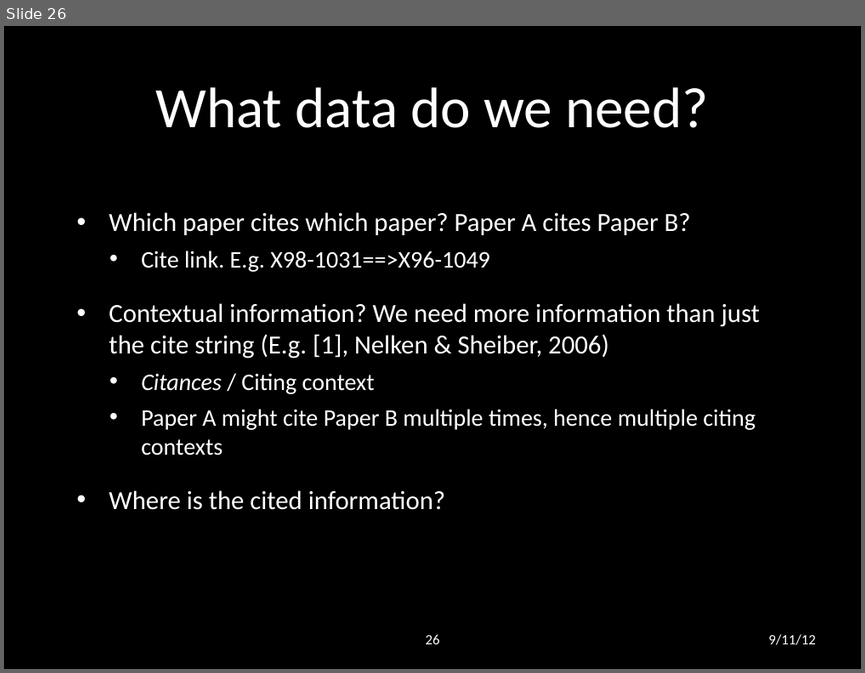
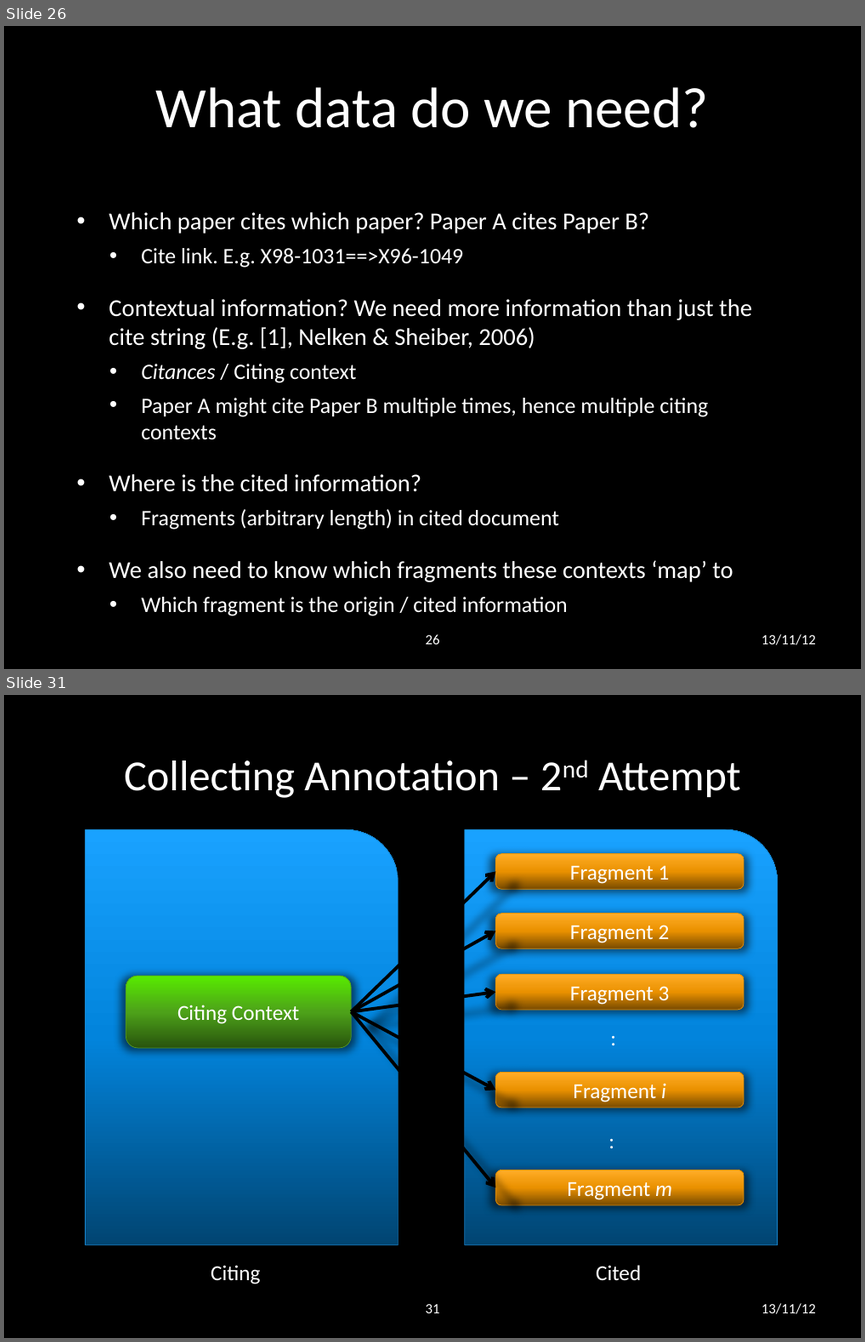
Before and after one commit to lwheng/fyp, a slide deck: presentation/final presentation.pptx. Shown one above the other, each under a label of ours: slide 26 before the commit, slides 26 and 31 after it; the slides between them are not shown. The pictures are 865x673 and 865x1342 pixels, drawn with LibreOffice and Linux fonts; fonts in the diff are those of the drawing; background and template pictures are left out. Boxes give left, top, right and bottom in pixels: in the first picture for what was removed or moved away, otherwise in the second. Text is boxed around its words. In the diff, an @@ line names an element or a change of style, - is before the commit and + after.

```diff
--- a/presentation/final presentation.pptx
+++ b/presentation/final presentation.pptx
@@ slide 31 added at [4, 695, 861, 1338], background picture (left out) @@
@@ title added at [124, 760, 741, 798], 36 pt, text #FFFFFF @@
+Collecting Annotation – 2nd Attempt
@@ round rect added at [86, 829, 398, 1244], fill gradient #014573 to #0285DD to #1AA3FF, outline #1884CD 0.5 pt @@
@@ round rect added at [465, 829, 778, 1244], fill gradient #014573 to #0285DD to #1AA3FF, outline #1884CD 0.5 pt, 18 pt, text #FFFFFF @@
+:
@@ arrow added from (351, 1012) to (496, 872), #000000 2.75 pt @@
@@ rounded rectangle added at [496, 853, 744, 889], fill gradient #7A4C00 to #EB9200 to #FFAD28, outline #E89308 0.5 pt, 18 pt, text #FFFFFF @@
+Fragment 1
@@ rounded rectangle added at [496, 913, 744, 948], fill gradient #7A4C00 to #EB9200 to #FFAD28, outline #E89308 0.5 pt, 18 pt, text #FFFFFF @@
+Fragment 2
@@ arrow added from (351, 1012) to (496, 930), #000000 2.75 pt @@
@@ rounded rectangle added at [496, 975, 744, 1009], fill gradient #7A4C00 to #EB9200 to #FFAD28, outline #E89308 0.5 pt, 18 pt, text #FFFFFF @@
+Fragment 3
@@ rounded rectangle added at [126, 975, 351, 1047], fill gradient #28540D to #4DA219 to #5AEB00, outline #529827 0.5 pt, 18 pt, text #FFFFFF @@
+Citing Context
@@ arrow added from (351, 1012) to (496, 992), #000000 2.75 pt @@
@@ arrow added from (351, 1012) to (496, 1090), #000000 2.75 pt @@
@@ arrow added from (351, 1012) to (496, 1188), #000000 2.75 pt @@
@@ rounded rectangle added at [496, 1072, 744, 1107], fill gradient #7A4C00 to #EB9200 to #FFAD28, outline #E89308 0.5 pt, 18 pt, text #FFFFFF @@
+Fragment i
@@ text added at [601, 1123, 624, 1157], 18 pt, text #FFFFFF @@
+:
@@ rounded rectangle added at [496, 1169, 744, 1205], fill gradient #7A4C00 to #EB9200 to #FFAD28, outline #E89308 0.5 pt, 18 pt, text #FFFFFF @@
+Fragment m
@@ text added at [211, 1265, 260, 1284], 18 pt, text #FFFFFF @@
+Citing
@@ text added at [596, 1265, 641, 1280], 18 pt, text #FFFFFF @@
+Cited
@@ page number added at [426, 1304, 440, 1313], 12 pt, text #FFFFFF @@
+31
@@ text added at [761, 1303, 816, 1314], 12 pt, text #FFFFFF @@
+13/11/12
@@ slide 26 changed as well @@
@@ text at [109, 212, 752, 492]: size 22 to 20.4 pt in "Which paper cites which paper? Paper A ...", "Contextual information? We need more information than ...", "Where is the cited information?"; size 20 to 18.5 pt in "Cite link. E.g. X98-1031==>X96-1049", "Citances / Citing context", "Paper A might cite Paper B multiple ..." @@
@@ text at [109, 509, 732, 612]: paragraphs added @@
+  • Fragments (arbitrary length) in cited document
+• We also need to know which fragments these contexts ‘map’ to
+  • Which fragment is the origin / cited information
@@ text at [761, 634, 816, 645]: text changed @@
-9/11/12
+13/11/12
```
Also in this commit, not shown: 37 other slides changed, 18 other slides added.
